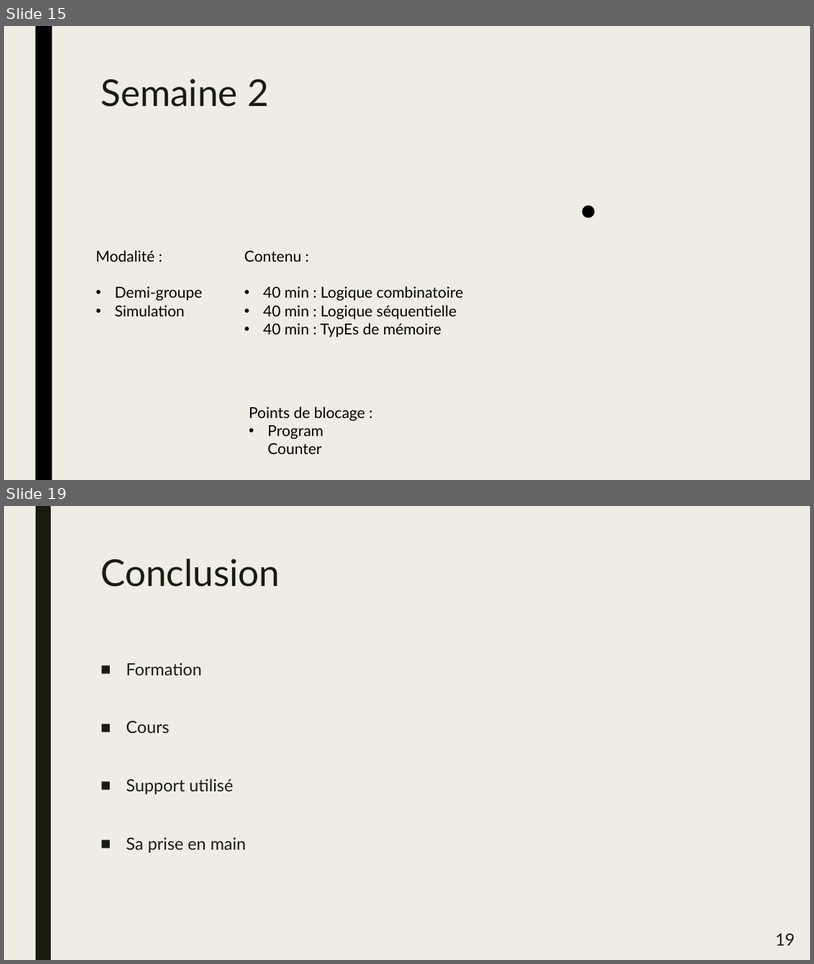
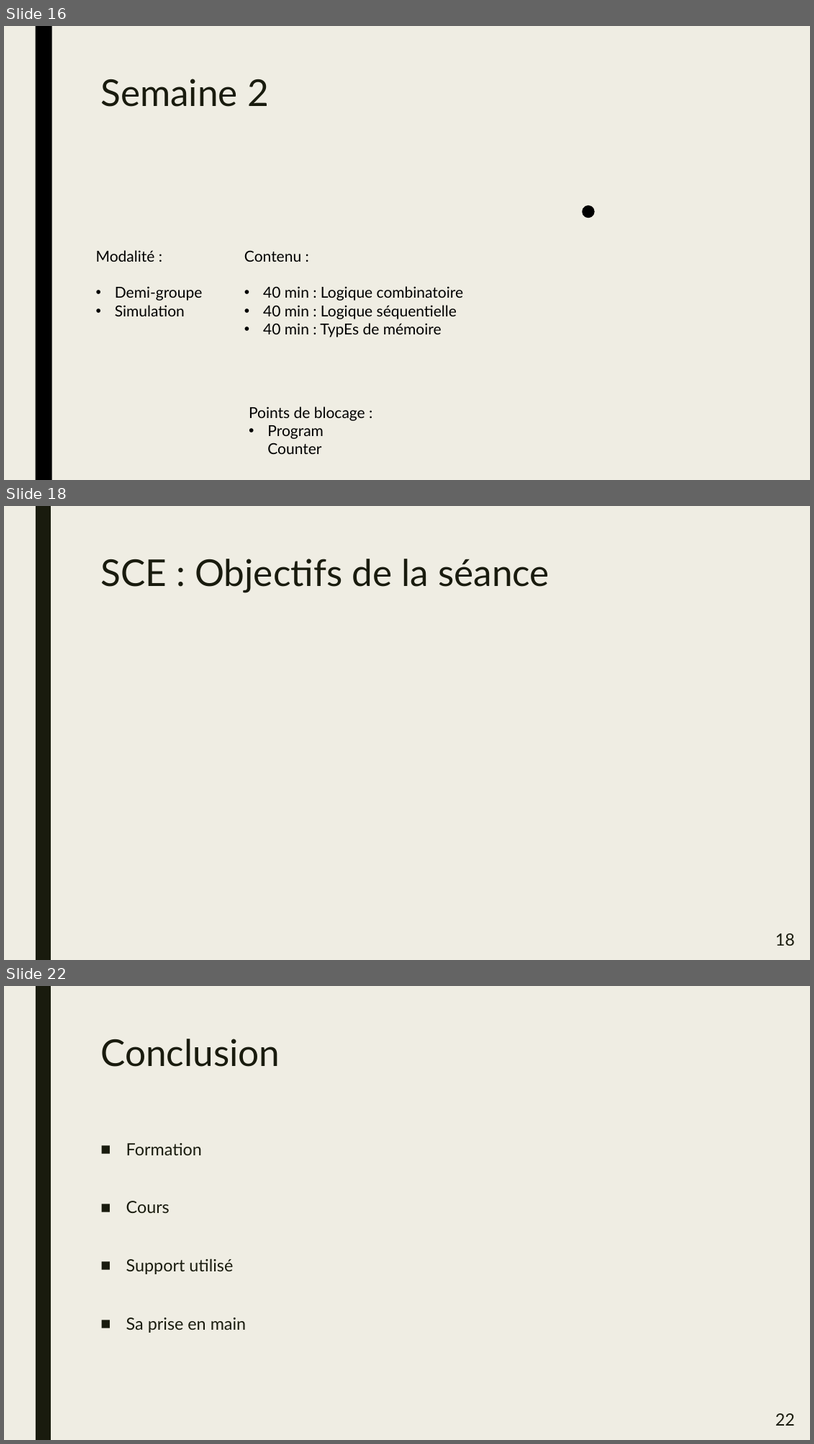
Before and after one commit to CyberJulien/Agreg_Meca, a slide deck: fichiers/presentation/PresSpe.pptx. Shown one above the other, each under a label of ours: slides 15 and 19 before the commit, slides 16, 18 and 22 after it; the slides between them are not shown. The pictures are 814x964 and 814x1444 pixels, drawn with LibreOffice and Linux fonts; fonts in the diff are those of the drawing; background and template pictures are left out. Boxes give left, top, right and bottom in pixels: in the first picture for what was removed or moved away, otherwise in the second. Text is boxed around its words. In the diff, an @@ line names an element or a change of style, - is before the commit and + after.

```diff
--- a/fichiers/presentation/PresSpe.pptx
+++ b/fichiers/presentation/PresSpe.pptx
@@ slide 18 added at (4, 506, 810, 960), background #EFEDE3; not listed: 1 template element that a slide beside it also shows @@
@@ title added at (100, 559, 550, 592), 44 pt, text #191B0E @@
+SCE : Objectifs de la séance
@@ page number added at (776, 933, 795, 945), 20 pt, text #191B0E @@
+18
@@ what was slide 15 is now slide 16 @@
@@ what was slide 19 is now slide 22 @@
@@ page number at (776, 1413, 795, 1425): text changed @@
-19
+22
```
Also in this commit, not shown: 4 slides changed, 2 other slides added, 9 other files.
